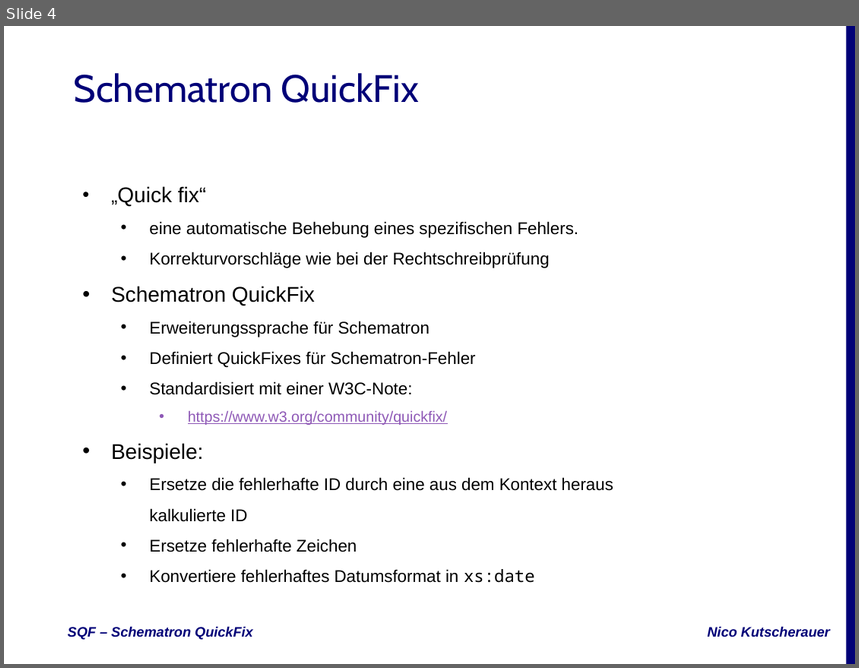
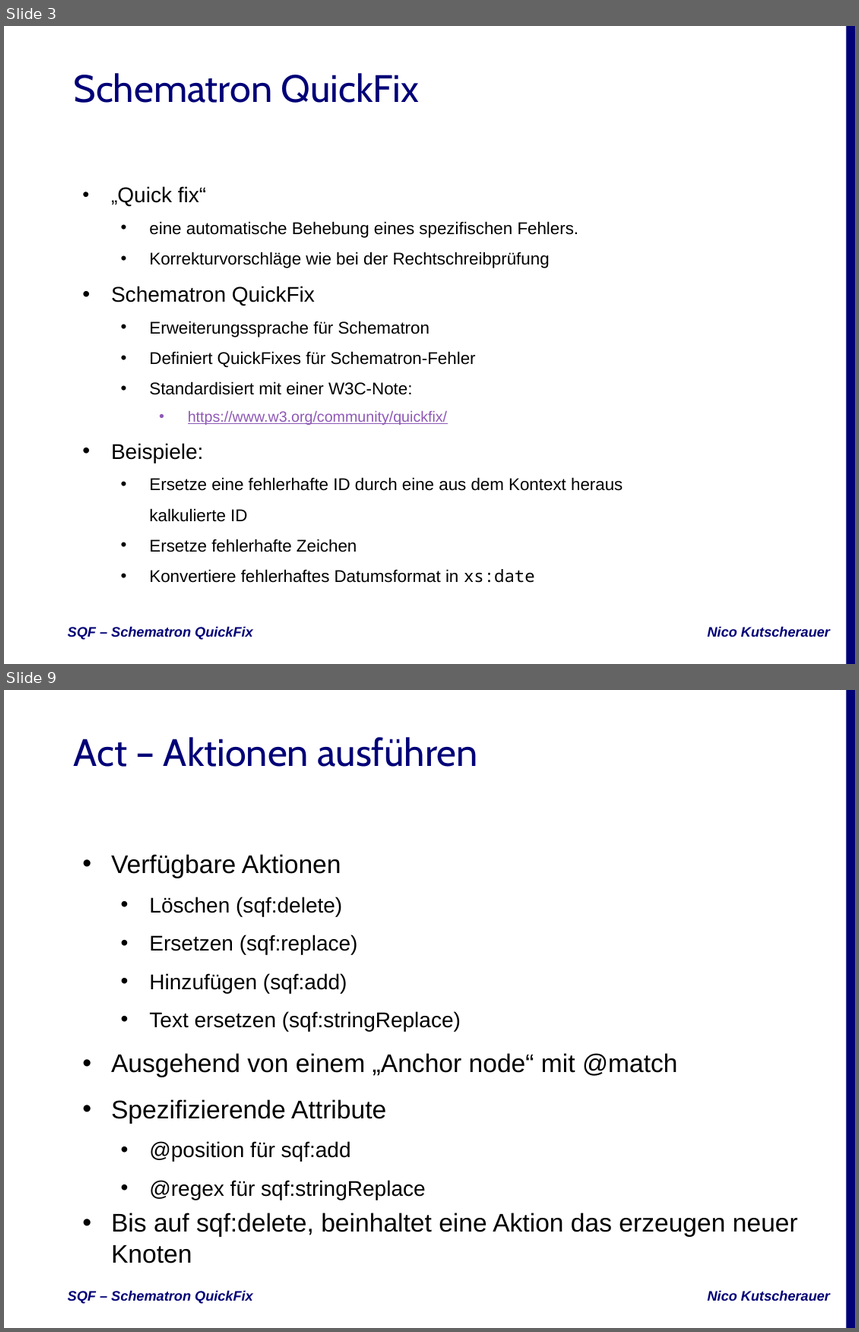
Before and after one commit to nkutsche/SchematronQuickFix-2017-11-17, a slide deck: SQF-Escali.pptx. Shown one above the other, each under a label of ours: slide 4 before the commit, slides 3 and 9 after it; the slides between them are not shown. The pictures are 859x668 and 859x1332 pixels, drawn with LibreOffice and Linux fonts; fonts in the diff are those of the drawing; background and template pictures are left out. Boxes give left, top, right and bottom in pixels: in the first picture for what was removed or moved away, otherwise in the second. Text is boxed around its words. In the diff, an @@ line names an element or a change of style, - is before the commit and + after.

```diff
--- a/SQF-Escali.pptx
+++ b/SQF-Escali.pptx
@@ slide 9 added at (4,690,855,1328), background #FFFFFF; not listed: 3 template elements that a slide beside it also shows @@
@@ title added at (74,737,477,767), 36 pt, text #000077 @@
+Act – Aktionen ausführen
@@ subtitle added at (111,854,798,1264), 24 pt, text #000000 @@
+• Verfügbare Aktionen
+  • Löschen (sqf:delete)
+  • Ersetzen (sqf:replace)
+  • Hinzufügen (sqf:add)
+  • Text ersetzen (sqf:stringReplace)
+• Ausgehend von einem „Anchor node“ mit @match
+• Spezifizierende Attribute
+  • @position für sqf:add
+  • @regex für sqf:stringReplace
+• Bis auf sqf:delete, beinhaltet eine Aktion das erzeugen neuer Knoten
@@ what was slide 4 is now slide 3 @@
@@ slide 3 changed as well @@
@@ subtitle at (149,477,623,522): text changed @@
-  • Ersetze die fehlerhafte ID durch eine aus dem Kontext heraus kalkulierte ID
+  • Ersetze eine fehlerhafte ID durch eine aus dem Kontext heraus kalkulierte ID
```
Also in this commit, not shown: 6 other slides changed, 21 other slides added, 1 slide removed, 4 other files.
